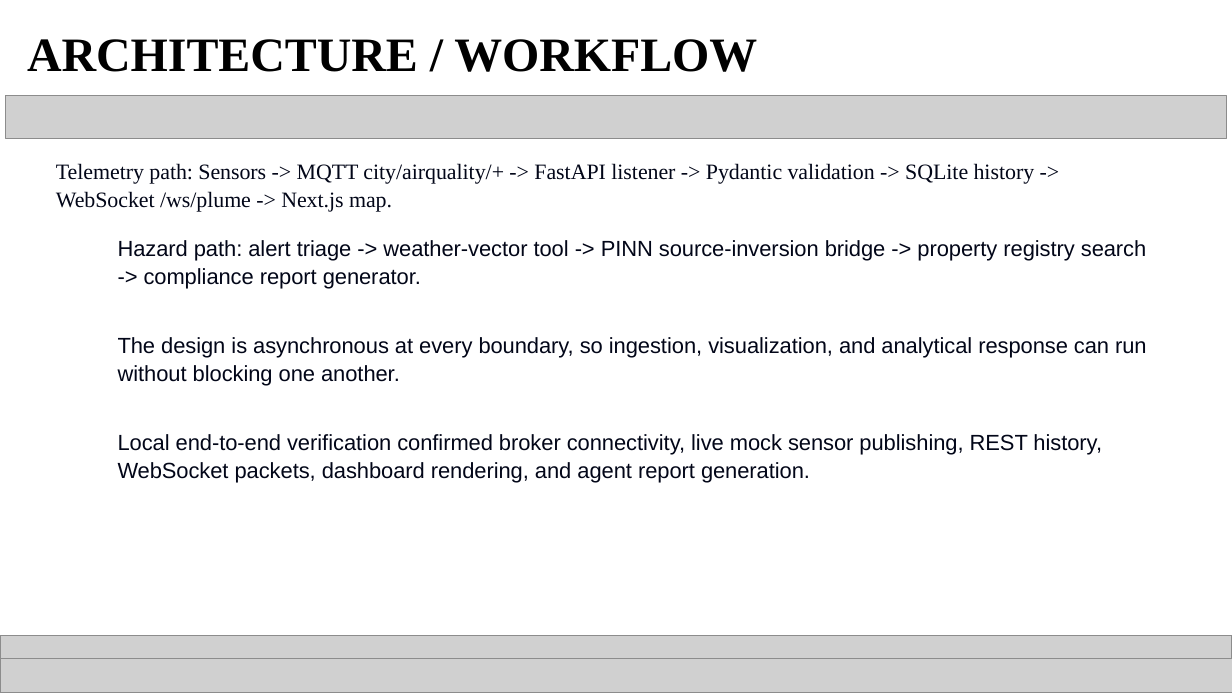
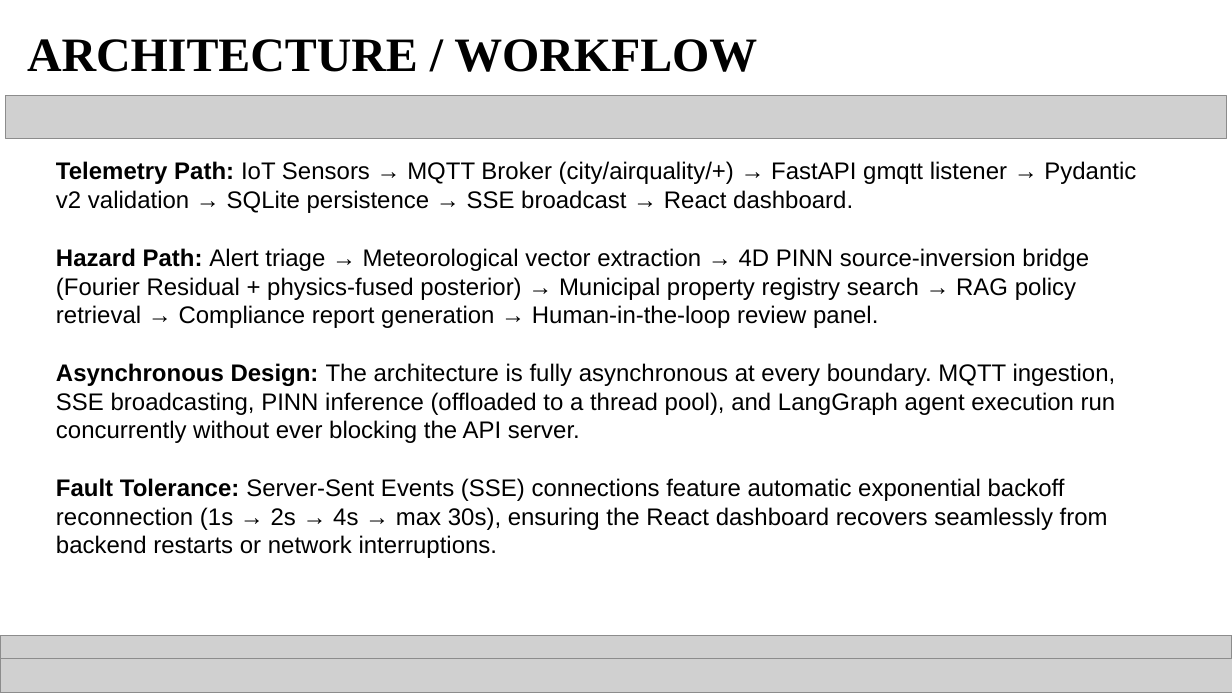
Before and after one commit to sudu787/Plumetrace, a slide deck: slide 7 of PlumeTrace_SmartAIthon_2026_Round1_Filled.pptx. Drawn at 1232x693 pixels with LibreOffice and Linux fonts; fonts in the diff are those of the drawing; grey boxes stand for pictures. Boxes give left, top, right and bottom in pixels: in the first picture for what was removed or moved away, otherwise in the second. Text is boxed around its words. In the diff, an @@ line names an element or a change of style, - is before the commit and + after.

Commit message:
Finalizing PlumeTrace project architecture, 4D PINN integration, and presentations

```diff
--- a/PlumeTrace_SmartAIthon_2026_Round1_Filled.pptx
+++ b/PlumeTrace_SmartAIthon_2026_Round1_Filled.pptx
@@ title at [56,161,1136,558]: text changed; size 12.8 to 14 pt; text colour #020618 to #000000 @@
-Telemetry path: Sensors -> MQTT city/airquality/+ -> FastAPI listener -> Pydantic validation -> SQLite history -> WebSocket /ws/plume -> Next.js map.
-Hazard path: alert triage -> weather-vector tool -> PINN source-inversion bridge -> property registry search -> compliance report generator.
-The design is asynchronous at every boundary, so ingestion, visualization, and analytical response can run without blocking one another.
-Local end-to-end verification confirmed broker connectivity, live mock sensor publishing, REST history, WebSocket packets, dashboard rendering, and agent report generation.
+Telemetry Path: IoT Sensors → MQTT Broker (city/airquality/+) → FastAPI gmqtt listener → Pydantic v2 validation → SQLite persistence → SSE broadcast → React dashboard.
+Hazard Path: Alert triage → Meteorological vector extraction → 4D PINN source-inversion bridge (Fourier Residual + physics-fused posterior) → Municipal property registry search → RAG policy retrieval → Compliance report generation → Human-in-the-loop review panel.
+Asynchronous Design: The architecture is fully asynchronous at every boundary. MQTT ingestion, SSE broadcasting, PINN inference (offloaded to a thread pool), and LangGraph agent execution run concurrently without ever blocking the API server.
+Fault Tolerance: Server-Sent Events (SSE) connections feature automatic exponential backoff reconnection (1s → 2s → 4s → max 30s), ensuring the React dashboard recovers seamlessly from backend restarts or network interruptions.
```
Also in this commit, not shown: 9 other slides changed, 1 slide added, 1 slide removed, 16 other files.
